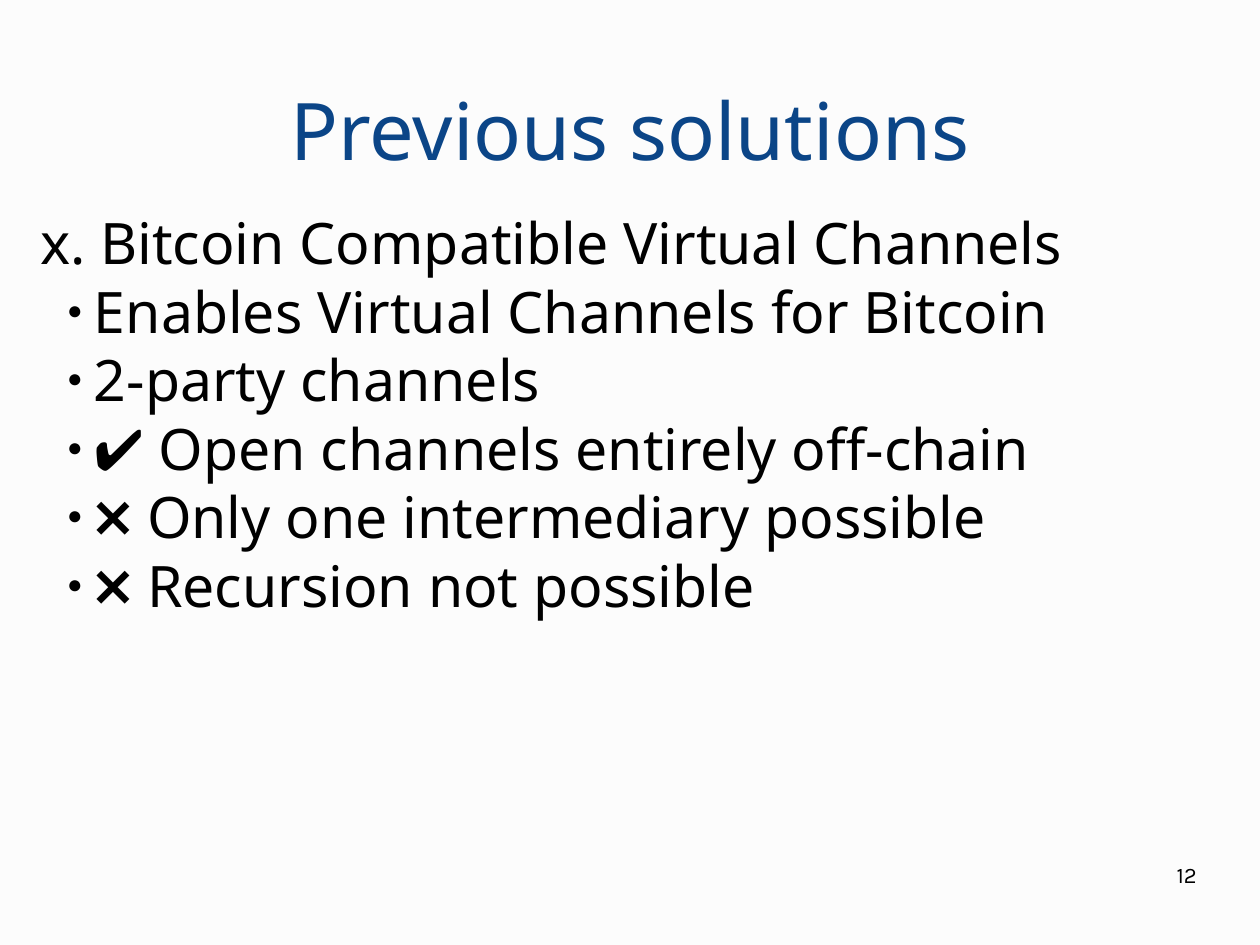
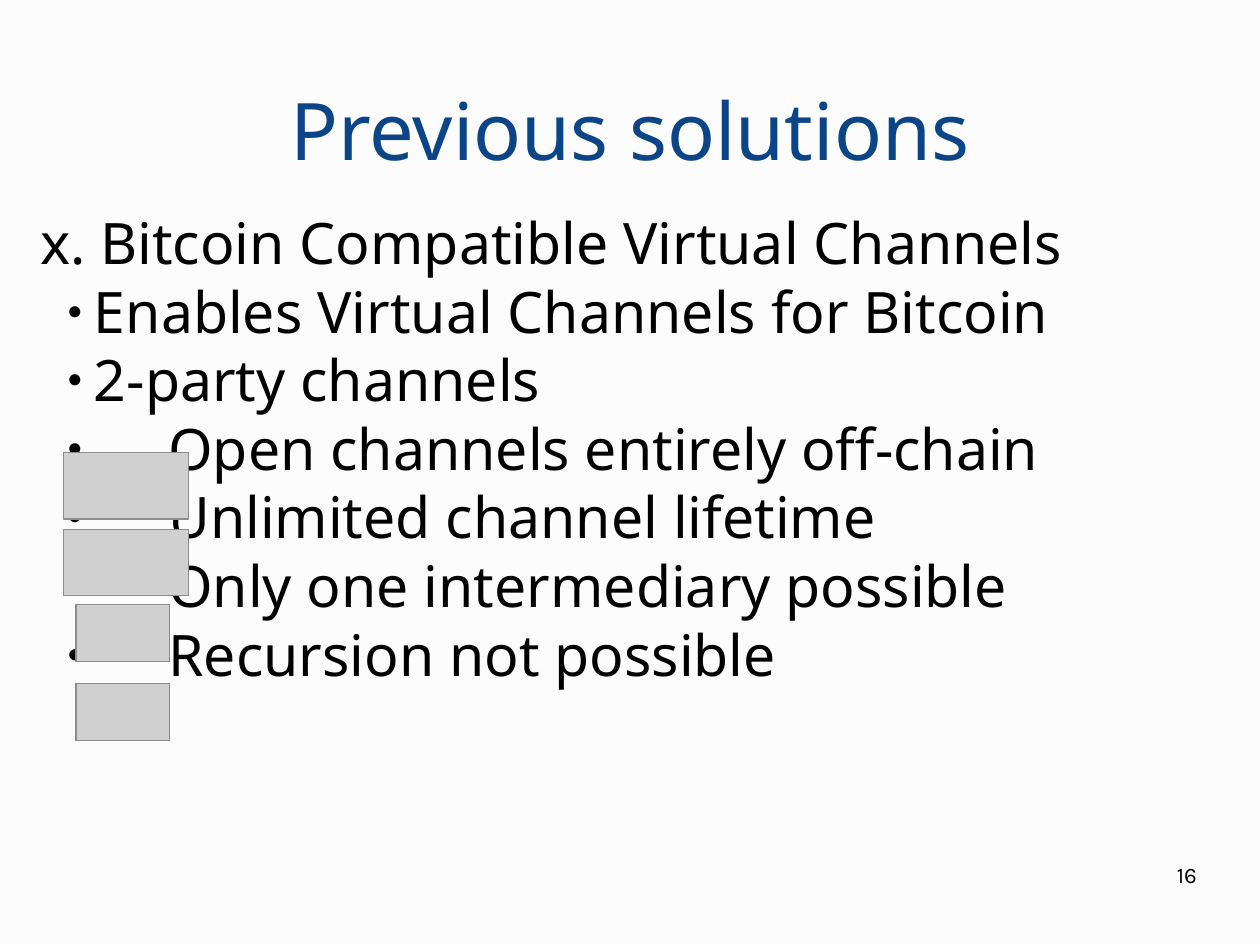
Before and after one commit to OrfeasLitos/virtual-payment-channels, a slide deck: slide 16 of slides/presentation.odp (slide 12 before the commit). Drawn at 1260x945 pixels with LibreOffice and Linux fonts; fonts in the diff are those of the drawing; grey boxes stand for pictures. Boxes give left, top, right and bottom in pixels: in the first picture for what was removed or moved away, otherwise in the second. Text is boxed around its words. In the diff, an @@ line names an element or a change of style, - is before the commit and + after.

```diff
--- a/slides/presentation.odp
+++ b/slides/presentation.odp
@@ subtitle at (168, 426, 1038, 691): text changed @@
-  ● ✔️ Open channels entirely off-chain
-  ● ❌ Only one intermediary possible
-  ● ❌ Recursion not possible
+  ● Open channels entirely off-chain
+  ● Unlimited channel lifetime
+  ● Only one intermediary possible
+  ● Recursion not possible
@@ picture added at (63, 453, 189, 519) @@
@@ picture added at (63, 529, 189, 596) @@
@@ picture added at (75, 605, 169, 662) @@
@@ picture added at (75, 684, 169, 741) @@
@@ page number at (1177, 869, 1197, 884): text changed @@
-12
+16
```
Also in this commit, not shown: 25 other slides changed, 7 slides added, 1 other file.
